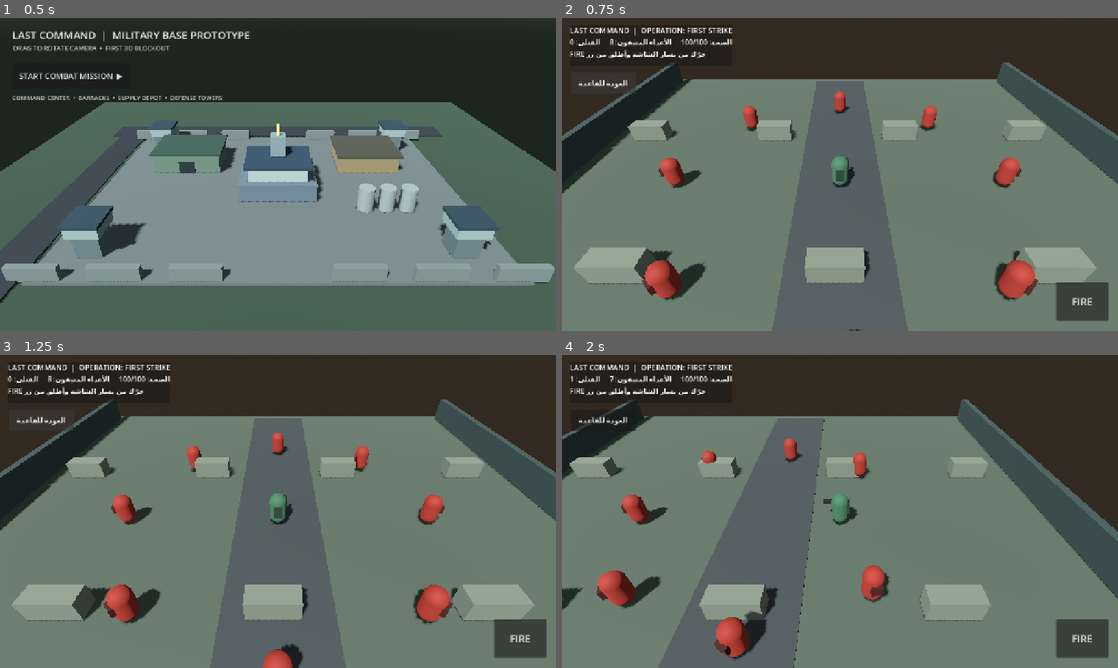
Above: before the commit, frames 1-4 (two rows, left to right).
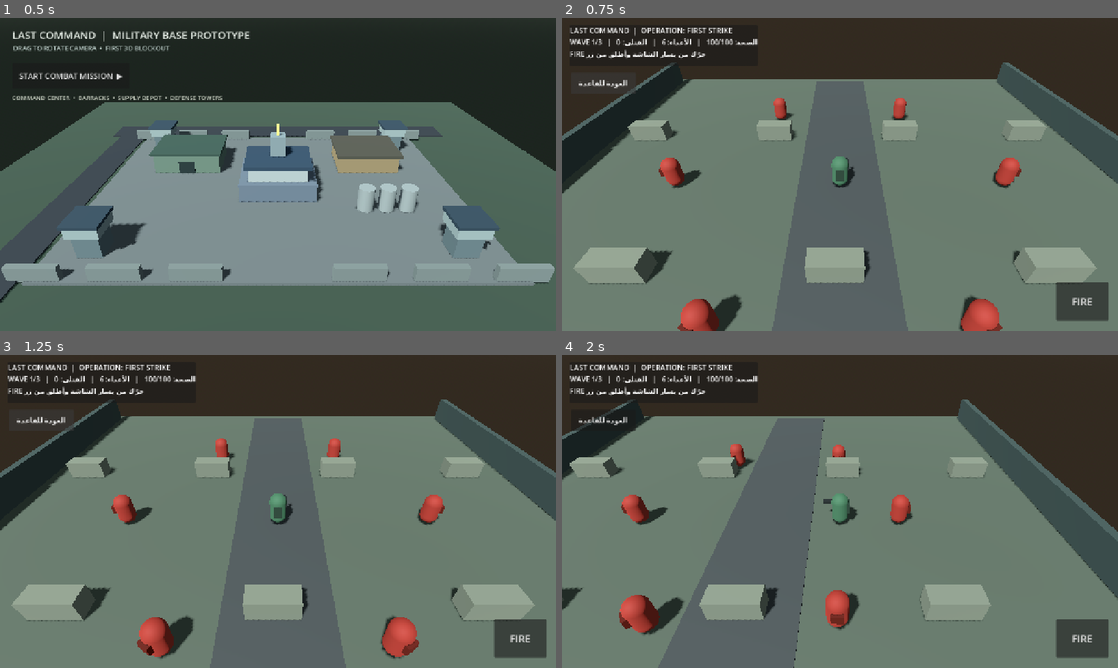
Above: after the commit, the same moments.

Repository: alshwqazf70-svg/last-command-android
Game: Godot game, scene res://scenes/base_preview.tscn
Same seed, same stepped clock (60 frames per second), same inputs: the game is played once before the commit and once after it.
Inputs (mouse positions are in pixels of both pictures, inside the frame that each line leads up to):
- Up to frame 1 (0.5 s): no input
- Up to frame 2 (0.75 s): click "START COMBAT MISSION ▶" at 0.5 s
- Up to frame 3 (1.25 s): no input
- Up to frame 4 (2 s): tap Enter (ui_accept) at 1.25, 1.52 s; move the mouse to (962, 495) at 1.27 s; hold Right (ui_right) from 1.28 s (still down); click (962, 495) at 1.42 s

Frame 1 is identical in both runs. In frame 2, 4.6% of the frame differs, in the area x 1-86%, y 6-100%; in frame 3, 4.7%; in frame 4, 5.1%, in the area x 1-63%, y 6-98%.

Commit message:
Add escalating combat waves and final boss encounter

Diff:
--- a/project/scripts/mission.gd
+++ b/project/scripts/mission.gd
@@ -1,10 +1,11 @@
 extends Node3D
 
-const ENEMY_COUNT := 8
 const ARENA_LIMIT := 15.0
+const WAVE_COUNTS := [6, 8, 1]
 var player_position := Vector3.ZERO
 var player_health := 100.0
 var kills := 0
+var current_wave := 1
 var enemies: Array[Dictionary] = []
 var bullets: Array[Dictionary] = []
 var fire_cooldown := 0.0
@@ -98,29 +99,35 @@
 	parent.add_child(gun)
 
 func _build_enemies() -> void:
-	for i in range(ENEMY_COUNT):
+	_spawn_wave(current_wave)
+
+func _spawn_wave(wave: int) -> void:
+	var count := int(WAVE_COUNTS[wave - 1])
+	var is_boss_wave := wave == 3
+	for i in range(count):
 		var enemy := Node3D.new()
-		enemy.name = "Hostile_%02d" % (i + 1)
+		enemy.name = "Hostile_%02d_W%d" % [i + 1, wave]
 		var body := MeshInstance3D.new()
 		var capsule := CapsuleMesh.new()
-		capsule.radius = 0.48
-		capsule.height = 1.8
+		var scale_factor := 1.65 if is_boss_wave else 1.0
+		capsule.radius = 0.48 * scale_factor
+		capsule.height = 1.8 * scale_factor
 		body.mesh = capsule
-		body.position.y = 0.9
-		body.material_override = _material(Color(0.48, 0.16, 0.13))
+		body.position.y = 0.9 * scale_factor
+		body.material_override = _material(Color(0.72, 0.20, 0.10) if is_boss_wave else Color(0.48, 0.16, 0.13))
 		enemy.add_child(body)
 		var marker := MeshInstance3D.new()
 		var marker_mesh := BoxMesh.new()
-		marker_mesh.size = Vector3(0.52, 0.45, 0.35)
+		marker_mesh.size = Vector3(0.52, 0.45, 0.35) * scale_factor
 		marker.mesh = marker_mesh
-		marker.position = Vector3(0, 1.0, 0.42)
-		marker.material_override = _material(Color(0.22, 0.10, 0.09))
+		marker.position = Vector3(0, 1.0, 0.42) * scale_factor
+		marker.material_override = _material(Color(0.28, 0.08, 0.05))
 		enemy.add_child(marker)
-		var angle := TAU * float(i) / float(ENEMY_COUNT)
-		var spawn := Vector3(cos(angle) * 10.0, 0, sin(angle) * 10.0)
-		enemy.position = spawn
+		var angle := TAU * float(i) / float(count)
+		var radius := 11.0 if is_boss_wave else 10.0
+		enemy.position = Vector3(cos(angle) * radius, 0, sin(angle) * radius)
 		add_child(enemy)
-		enemies.append({"node": enemy, "hp": 2, "attack": 0.0})
+		enemies.append({"node": enemy, "hp": 12 if is_boss_wave else (3 if wave == 2 else 2), "attack": 0.0, "boss": is_boss_wave})
 
 func _build_hud() -> void:
 	var layer := CanvasLayer.new()
@@ -257,7 +264,12 @@
 		else:
 			bullets[i] = bullet_data
 	if enemies.is_empty() and not mission_finished:
-		_finish_mission(true)
+		if current_wave < WAVE_COUNTS.size():
+			current_wave += 1
+			status_label.text = "WAVE %d INCOMING!" % current_wave
+			_spawn_wave(current_wave)
+		else:
+			_finish_mission(true)
 
 func _finish_mission(won: bool) -> void:
 	mission_finished = true
@@ -286,7 +298,7 @@
 func _update_hud() -> void:
 	if health_label == null:
 		return
-	health_label.text = "الصحة: %d/100     الأعداء المتبقون: %d     القتلى: %d" % [int(player_health), enemies.size(), kills]
+	health_label.text = "WAVE %d/3   |   الصحة: %d/100   |   الأعداء: %d   |   القتلى: %d" % [current_wave, int(player_health), enemies.size(), kills]
 
 func _input(event: InputEvent) -> void:
 	if event is InputEventScreenTouch:
